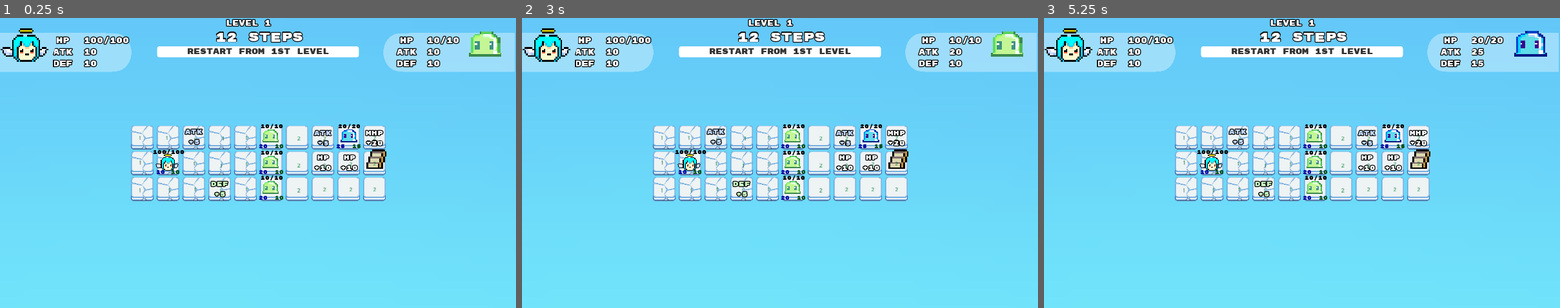
Above: before the commit, frames 1-3 (left to right).
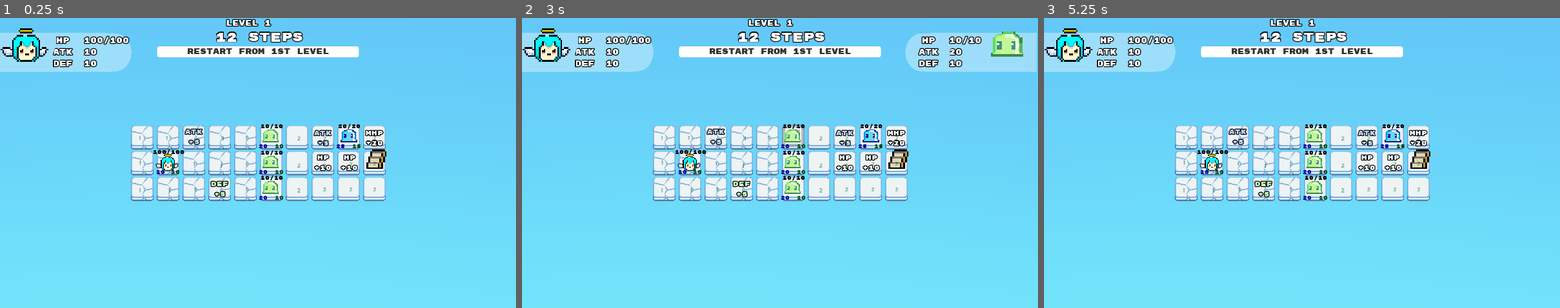
Above: after the commit, the same moments.

Repository: cle-cle-cle/Skys_the_Limit
Game: Godot game, scene res://game/code_source/game.tscn
The game is run twice, just before and just after one commit, with the same random seed, the same clock (stepped at 60 frames per second) and the same inputs.
Inputs (mouse positions are in pixels of both pictures, inside the frame that each line leads up to):
- Up to frame 1 (0.25 s): no input
- Up to frame 2 (3 s): click "Restart From 1st Level" at 0.5 s; click "Restart From 1st Level" at 1.25 s; click "Restart From 1st Level" at 2 s; tap Enter at 2.75, 2.85 s; move the mouse to (790, 136) at 2.77 s; hold Right from 2.78 s (still down)
- Up to frame 3 (5.25 s): tap Space at 3.02, 3.5, 3.77, 5 s; move the mouse to (1312, 163) at 3.52 s; release Right at 3.53 s; hold Down 3.53-4.28 s; tap Enter at 3.6, 4.25, 4.35, 5.1 s; move the mouse to (1312, 186) at 4.27 s; hold Right 4.28-5.03 s; move the mouse to (1389, 136) at 5.02 s; hold Up from 5.03 s (still down)

The runs differ from the first frame. In frame 1, 3.4% of the frame differs, in the area x 74-100%, y 4-19%; in frame 2, 0.1%; in frame 3, 3.2%.

Commit message:
improved selector

Diff:
--- a/game/assets/grid/grid_tileset.tres
+++ b/game/assets/grid/grid_tileset.tres
@@ -1,11 +1,10 @@
-[gd_resource type="TileSet" load_steps=7 format=2]
+[gd_resource type="TileSet" load_steps=6 format=2]
 
 [ext_resource path="res://game/assets/tiles/actor.png" type="Texture" id=1]
 [ext_resource path="res://game/assets/tiles/upgrade.png" type="Texture" id=2]
 [ext_resource path="res://game/assets/tiles/ground.png" type="Texture" id=3]
 [ext_resource path="res://game/assets/tiles/enemy.png" type="Texture" id=4]
 [ext_resource path="res://game/assets/tiles/stair.png" type="Texture" id=5]
-[ext_resource path="res://game/assets/tiles/ground_collapse.png" type="Texture" id=6]
 
 [resource]
 0/name = "actor 0"
@@ -78,17 +77,3 @@
 4/shape_one_way_margin = 0.0
 4/shapes = [  ]
 4/z_index = 0
-5/name = "ground_collapse 5"
-5/texture = ExtResource( 6 )
-5/tex_offset = Vector2( 0, 0 )
-5/modulate = Color( 1, 1, 1, 1 )
-5/region = Rect2( 0, 0, 64, 64 )
-5/tile_mode = 0
-5/occluder_offset = Vector2( 0, 0 )
-5/navigation_offset = Vector2( 0, 0 )
-5/shape_offset = Vector2( 0, 0 )
-5/shape_transform = Transform2D( 1, 0, 0, 1, 0, 0 )
-5/shape_one_way = false
-5/shape_one_way_margin = 0.0
-5/shapes = [  ]
-5/z_index = 0
--- a/game/code_source/UI.gd
+++ b/game/code_source/UI.gd
@@ -1,11 +1,11 @@
 extends CanvasLayer
 
 
-onready var enemy_stats_h_box = $EnemyStatsHBox
+onready var enemy_stats = $EnemyStats
 
 
 func update_enemy_stats_box(enemy):
-	$EnemyStatsHBox/TextureRect.texture = enemy.sprite.texture
-	$EnemyStatsHBox/EnemyStatsVBox/HP.text = String(enemy.health) + "/" + String(enemy.max_health)
-	$EnemyStatsHBox/EnemyStatsVBox/ATK.text = String(enemy.attack)
-	$EnemyStatsHBox/EnemyStatsVBox/DEF.text = String(enemy.defense)
+	$EnemyStats/EnemyStatsHBox/TextureRect.texture = enemy.sprite.texture
+	$EnemyStats/EnemyStatsHBox/EnemyStatsVBox/HP.text = String(enemy.health) + "/" + String(enemy.max_health)
+	$EnemyStats/EnemyStatsHBox/EnemyStatsVBox/ATK.text = String(enemy.attack)
+	$EnemyStats/EnemyStatsHBox/EnemyStatsVBox/DEF.text = String(enemy.defense)
--- a/game/code_source/UI.tscn
+++ b/game/code_source/UI.tscn
@@ -207,41 +207,127 @@
 rect_scale = Vector2( 1, 0.68 )
 texture = ExtResource( 7 )
 
-[node name="StatsPanel2" type="TextureRect" parent="."]
+[node name="PlayerStatsHBox" type="HBoxContainer" parent="."]
+margin_right = 140.0
+margin_bottom = 300.0
+
+[node name="TextureRect" type="TextureRect" parent="PlayerStatsHBox"]
+margin_right = 128.0
+margin_bottom = 300.0
+rect_min_size = Vector2( 128, 0 )
+texture = ExtResource( 1 )
+stretch_mode = 5
+
+[node name="VBoxContainer" type="VBoxContainer" parent="PlayerStatsHBox"]
+margin_left = 132.0
+margin_right = 183.0
+margin_bottom = 300.0
+
+[node name="Spacer" type="Panel" parent="PlayerStatsHBox/VBoxContainer"]
+margin_right = 51.0
+margin_bottom = 40.0
+rect_min_size = Vector2( 0, 40 )
+custom_styles/panel = SubResource( 5 )
+
+[node name="HP" type="Label" parent="PlayerStatsHBox/VBoxContainer"]
+margin_top = 44.0
+margin_right = 51.0
+margin_bottom = 70.0
+custom_fonts/font = SubResource( 6 )
+text = "HP"
+align = 1
+
+[node name="ATK" type="Label" parent="PlayerStatsHBox/VBoxContainer"]
+margin_top = 74.0
+margin_right = 51.0
+margin_bottom = 100.0
+custom_fonts/font = SubResource( 6 )
+text = "ATK"
+align = 1
+
+[node name="DEF" type="Label" parent="PlayerStatsHBox/VBoxContainer"]
+margin_top = 104.0
+margin_right = 51.0
+margin_bottom = 130.0
+custom_fonts/font = SubResource( 6 )
+text = "DEF"
+align = 1
+
+[node name="Spacer" type="Panel" parent="PlayerStatsHBox"]
+margin_left = 187.0
+margin_right = 207.0
+margin_bottom = 300.0
+rect_min_size = Vector2( 20, 40 )
+custom_styles/panel = SubResource( 5 )
+
+[node name="PlayerStatsVBox" type="VBoxContainer" parent="PlayerStatsHBox"]
+margin_left = 211.0
+margin_right = 296.0
+margin_bottom = 300.0
+script = ExtResource( 2 )
+
+[node name="Spacer" type="Panel" parent="PlayerStatsHBox/PlayerStatsVBox"]
+margin_right = 85.0
+margin_bottom = 40.0
+rect_min_size = Vector2( 0, 40 )
+custom_styles/panel = SubResource( 5 )
+
+[node name="HP" type="Label" parent="PlayerStatsHBox/PlayerStatsVBox"]
+margin_top = 44.0
+margin_right = 85.0
+margin_bottom = 70.0
+custom_fonts/font = SubResource( 6 )
+text = "10/10"
+
+[node name="ATK" type="Label" parent="PlayerStatsHBox/PlayerStatsVBox"]
+margin_top = 74.0
+margin_right = 85.0
+margin_bottom = 100.0
+custom_fonts/font = SubResource( 6 )
+text = "10"
+
+[node name="DEF" type="Label" parent="PlayerStatsHBox/PlayerStatsVBox"]
+margin_top = 104.0
+margin_right = 85.0
+margin_bottom = 130.0
+custom_fonts/font = SubResource( 6 )
+text = "10"
+
+[node name="EnemyStats" type="Control" parent="."]
+visible = false
+margin_right = 40.0
+margin_bottom = 40.0
+
+[node name="StatsPanel2" type="TextureRect" parent="EnemyStats"]
 modulate = Color( 1, 1, 1, 0.364706 )
 anchor_left = 1.0
 anchor_right = 1.0
-margin_left = -333.0
+margin_left = 907.0
 margin_top = 31.0
-margin_right = -3.0
+margin_right = 1237.0
 margin_bottom = 191.0
 rect_scale = Vector2( 1, 0.68 )
 texture = ExtResource( 7 )
 flip_h = true
 
-[node name="PlayerStatsHBox" type="HBoxContainer" parent="."]
-margin_right = 140.0
-margin_bottom = 300.0
-
-[node name="TextureRect" type="TextureRect" parent="PlayerStatsHBox"]
-margin_right = 128.0
-margin_bottom = 300.0
-rect_min_size = Vector2( 128, 0 )
-texture = ExtResource( 1 )
-stretch_mode = 5
-
-[node name="VBoxContainer" type="VBoxContainer" parent="PlayerStatsHBox"]
-margin_left = 132.0
-margin_right = 183.0
-margin_bottom = 300.0
-
-[node name="Spacer" type="Panel" parent="PlayerStatsHBox/VBoxContainer"]
+[node name="EnemyStatsHBox" type="HBoxContainer" parent="EnemyStats"]
+anchor_left = 1.0
+anchor_right = 1.0
+margin_left = 944.0
+margin_right = 1240.0
+margin_bottom = 300.0
+
+[node name="VBoxContainer" type="VBoxContainer" parent="EnemyStats/EnemyStatsHBox"]
+margin_right = 51.0
+margin_bottom = 300.0
+
+[node name="Spacer" type="Panel" parent="EnemyStats/EnemyStatsHBox/VBoxContainer"]
 margin_right = 51.0
 margin_bottom = 40.0
 rect_min_size = Vector2( 0, 40 )
 custom_styles/panel = SubResource( 5 )
 
-[node name="HP" type="Label" parent="PlayerStatsHBox/VBoxContainer"]
+[node name="HP" type="Label" parent="EnemyStats/EnemyStatsHBox/VBoxContainer"]
 margin_top = 44.0
 margin_right = 51.0
 margin_bottom = 70.0
@@ -249,7 +335,7 @@
 text = "HP"
 align = 1
 
-[node name="ATK" type="Label" parent="PlayerStatsHBox/VBoxContainer"]
+[node name="ATK" type="Label" parent="EnemyStats/EnemyStatsHBox/VBoxContainer"]
 margin_top = 74.0
 margin_right = 51.0
 margin_bottom = 100.0
@@ -257,7 +343,7 @@
 text = "ATK"
 align = 1
 
-[node name="DEF" type="Label" parent="PlayerStatsHBox/VBoxContainer"]
+[node name="DEF" type="Label" parent="EnemyStats/EnemyStatsHBox/VBoxContainer"]
 margin_top = 104.0
 margin_right = 51.0
 margin_bottom = 130.0
@@ -265,126 +351,46 @@
 text = "DEF"
 align = 1
 
-[node name="Spacer" type="Panel" parent="PlayerStatsHBox"]
-margin_left = 187.0
-margin_right = 207.0
+[node name="Spacer" type="Panel" parent="EnemyStats/EnemyStatsHBox"]
+margin_left = 55.0
+margin_right = 75.0
 margin_bottom = 300.0
 rect_min_size = Vector2( 20, 40 )
 custom_styles/panel = SubResource( 5 )
 
-[node name="PlayerStatsVBox" type="VBoxContainer" parent="PlayerStatsHBox"]
-margin_left = 211.0
-margin_right = 296.0
-margin_bottom = 300.0
-script = ExtResource( 2 )
-
-[node name="Spacer" type="Panel" parent="PlayerStatsHBox/PlayerStatsVBox"]
+[node name="EnemyStatsVBox" type="VBoxContainer" parent="EnemyStats/EnemyStatsHBox"]
+margin_left = 79.0
+margin_right = 164.0
+margin_bottom = 300.0
+
+[node name="Spacer" type="Panel" parent="EnemyStats/EnemyStatsHBox/EnemyStatsVBox"]
 margin_right = 85.0
 margin_bottom = 40.0
 rect_min_size = Vector2( 0, 40 )
 custom_styles/panel = SubResource( 5 )
 
-[node name="HP" type="Label" parent="PlayerStatsHBox/PlayerStatsVBox"]
+[node name="HP" type="Label" parent="EnemyStats/EnemyStatsHBox/EnemyStatsVBox"]
 margin_top = 44.0
 margin_right = 85.0
 margin_bottom = 70.0
 custom_fonts/font = SubResource( 6 )
 text = "10/10"
 
-[node name="ATK" type="Label" parent="PlayerStatsHBox/PlayerStatsVBox"]
+[node name="ATK" type="Label" parent="EnemyStats/EnemyStatsHBox/EnemyStatsVBox"]
 margin_top = 74.0
 margin_right = 85.0
 margin_bottom = 100.0
 custom_fonts/font = SubResource( 6 )
 text = "10"
 
-[node name="DEF" type="Label" parent="PlayerStatsHBox/PlayerStatsVBox"]
+[node name="DEF" type="Label" parent="EnemyStats/EnemyStatsHBox/EnemyStatsVBox"]
 margin_top = 104.0
 margin_right = 85.0
 margin_bottom = 130.0
 custom_fonts/font = SubResource( 6 )
 text = "10"
 
-[node name="EnemyStatsHBox" type="HBoxContainer" parent="."]
-anchor_left = 1.0
-anchor_right = 1.0
-margin_left = -296.0
-margin_bottom = 300.0
-
-[node name="VBoxContainer" type="VBoxContainer" parent="EnemyStatsHBox"]
-margin_right = 51.0
-margin_bottom = 300.0
-
-[node name="Spacer" type="Panel" parent="EnemyStatsHBox/VBoxContainer"]
-margin_right = 51.0
-margin_bottom = 40.0
-rect_min_size = Vector2( 0, 40 )
-custom_styles/panel = SubResource( 5 )
-
-[node name="HP" type="Label" parent="EnemyStatsHBox/VBoxContainer"]
-margin_top = 44.0
-margin_right = 51.0
-margin_bottom = 70.0
-custom_fonts/font = SubResource( 6 )
-text = "HP"
-align = 1
-
-[node name="ATK" type="Label" parent="EnemyStatsHBox/VBoxContainer"]
-margin_top = 74.0
-margin_right = 51.0
-margin_bottom = 100.0
-custom_fonts/font = SubResource( 6 )
-text = "ATK"
-align = 1
-
-[node name="DEF" type="Label" parent="EnemyStatsHBox/VBoxContainer"]
-margin_top = 104.0
-margin_right = 51.0
-margin_bottom = 130.0
-custom_fonts/font = SubResource( 6 )
-text = "DEF"
-align = 1
-
-[node name="Spacer" type="Panel" parent="EnemyStatsHBox"]
-margin_left = 55.0
-margin_right = 75.0
-margin_bottom = 300.0
-rect_min_size = Vector2( 20, 40 )
-custom_styles/panel = SubResource( 5 )
-
-[node name="EnemyStatsVBox" type="VBoxContainer" parent="EnemyStatsHBox"]
-margin_left = 79.0
-margin_right = 164.0
-margin_bottom = 300.0
-
-[node name="Spacer" type="Panel" parent="EnemyStatsHBox/EnemyStatsVBox"]
-margin_right = 85.0
-margin_bottom = 40.0
-rect_min_size = Vector2( 0, 40 )
-custom_styles/panel = SubResource( 5 )
-
-[node name="HP" type="Label" parent="EnemyStatsHBox/EnemyStatsVBox"]
-margin_top = 44.0
-margin_right = 85.0
-margin_bottom = 70.0
-custom_fonts/font = SubResource( 6 )
-text = "10/10"
-
-[node name="ATK" type="Label" parent="EnemyStatsHBox/EnemyStatsVBox"]
-margin_top = 74.0
-margin_right = 85.0
-margin_bottom = 100.0
-custom_fonts/font = SubResource( 6 )
-text = "10"
-
-[node name="DEF" type="Label" parent="EnemyStatsHBox/EnemyStatsVBox"]
-margin_top = 104.0
-margin_right = 85.0
-margin_bottom = 130.0
-custom_fonts/font = SubResource( 6 )
-text = "10"
-
-[node name="TextureRect" type="TextureRect" parent="EnemyStatsHBox"]
+[node name="TextureRect" type="TextureRect" parent="EnemyStats/EnemyStatsHBox"]
 margin_left = 168.0
 margin_right = 296.0
 margin_bottom = 300.0
--- a/game/code_source/enemy.gd
+++ b/game/code_source/enemy.gd
@@ -8,9 +8,6 @@
 onready var area_2d = $Area2D
 
 
-
-
-signal mouse_entered_enemy
 
 var health = 1
 var max_health = 1
@@ -32,9 +29,6 @@
 	initialize_sprite()
 	initialize_stats()
 	update_labels()
-
-func _on_mouse_entered_enemy():
-	print("hi")
 
 
 # Called every frame. 'delta' is the elapsed time since the previous frame.
@@ -82,4 +76,8 @@
 
 
 func _on_Area2D_mouse_entered():
-	emit_signal("mouse_entered_enemy")
+	emit_signal("mouse_entered_pawn")
+
+
+func _on_Area2D_mouse_exited():
+	emit_signal("mouse_left_pawn")
--- a/game/code_source/enemy.tscn
+++ b/game/code_source/enemy.tscn
@@ -67,3 +67,4 @@
 shape = SubResource( 10 )
 
 [connection signal="mouse_entered" from="Area2D" to="." method="_on_Area2D_mouse_entered"]
+[connection signal="mouse_exited" from="Area2D" to="." method="_on_Area2D_mouse_exited"]
--- a/game/code_source/game.gd
+++ b/game/code_source/game.gd
@@ -1,16 +1,7 @@
 extends Node2D
 
-
-# Declare member variables here. Examples:
-# var a = 2
-# var b = "text"
 
 
 # Called when the node enters the scene tree for the first time.
 func _ready():
 	get_tree().change_scene("res://game/code_source/levels/Level_0.tscn")
-
-
-# Called every frame. 'delta' is the elapsed time since the previous frame.
-#func _process(delta):
-#	pass
--- a/game/code_source/grid/grid.gd
+++ b/game/code_source/grid/grid.gd
@@ -1,6 +1,6 @@
 extends TileMap
 
-enum { EMPTY = -1, ACTOR, UPGRADE, GROUND, ENEMY, STAIR, COLLAPSE }
+enum { EMPTY = -1, ACTOR, UPGRADE, GROUND, ENEMY, STAIR }
 
 signal entered_stair
 
@@ -18,20 +18,19 @@
 	mark_collapsing_cell(0)
 
 
-
 # Map all pawn child nodes to tile grid
 func mark_pawns():
 	for child in get_children():
 		if "type" in child:
 			set_cellv(world_to_map(child.position), child.type)
 			if child is Enemy:
-				child.connect("mouse_entered_enemy", level, "_on_mouse_entered_enemy", [child])
-
-
-
+				print("c")
+				child.connect("mouse_entered_pawn", level, "_on_mouse_entered_pawn", [child])
+				child.connect("mouse_left_pawn", level, "_on_mouse_left_pawn", [child])
 
 
 # Mark collapsing cells of this turn, those cells will collpase before the next turn
+# we are just covering the position with a sprite, not actually using the tilemap
 func mark_collapsing_cell(turn):
 	if collapse_order.get_child_count() != 0: # don't do this for final level
 		for child in collapse_order.get_child(turn).get_children():
@@ -42,6 +41,8 @@
 
 func get_cell_pawn(coordinates):
 	for node in get_children():
+		if !node is Pawn:
+			continue
 		if world_to_map(node.position) == coordinates:
 			return(node)
 
@@ -52,9 +53,8 @@
 
 	var cell_target_type = get_cellv(cell_target)
 	match cell_target_type:
-		GROUND, COLLAPSE, ACTOR: #actor is extra here, just contains the player's initial position
+		GROUND, ACTOR: #actor is extra here, just contains the player's initial position
 			# Move Actor
-			print("ground")
 			return update_pawn_position(pawn, cell_start, cell_target)
 		UPGRADE:
 			if get_cell_pawn(cell_target):
@@ -81,12 +81,12 @@
 				# Enemy no longer here, just move Actor
 				return update_pawn_position(pawn, cell_start, cell_target)
 		STAIR:
-			print("stair")
 			emit_signal("entered_stair")
 
 
 		EMPTY:
 			pass # Do not walk on empty cells
+
 
 func update_pawn_position(pawn, cell_start, cell_target):
 	#set_cellv(cell_target, pawn.type)
@@ -112,8 +112,6 @@
 		child.queue_free()
 
 
-
-
 func _on_Actor_landed_on_new_pos():
 	if get_cellv(world_to_map(actor.position)) == EMPTY:
 		actor.queue_free()
--- a/game/code_source/level.gd
+++ b/game/code_source/level.gd
@@ -253,6 +253,12 @@
 			emit_signal("next_clicked")
 
 
-func _on_mouse_entered_enemy(enemy):
-
+func _on_mouse_entered_pawn(enemy):
+	$Grid/SelectorSprite.show()
+	$Grid/SelectorSprite.position = enemy.position
+	ui.enemy_stats.show()
 	ui.update_enemy_stats_box(enemy)
+
+func _on_mouse_left_pawn(enemy):
+	$Grid/SelectorSprite.hide()
+	ui.enemy_stats.hide()
--- a/game/code_source/levels/Level_0.tscn
+++ b/game/code_source/levels/Level_0.tscn
@@ -16,14 +16,6 @@
 [ext_resource path="res://game/code_source/stair.gd" type="Script" id=16]
 [ext_resource path="res://game/assets/grid/grid_tileset.tres" type="TileSet" id=17]
 
-[sub_resource type="SpriteFrames" id=1]
-animations = [ {
-"frames": [ ExtResource( 7 ) ],
-"loop": true,
-"name": "default",
-"speed": 5.0
-} ]
-
 [node name="Level_0" type="Node"]
 script = ExtResource( 6 )
 
@@ -48,6 +40,12 @@
 
 [node name="CollapseSpriteContainer" type="Node2D" parent="Grid"]
 
+[node name="SelectorSprite" type="Sprite" parent="Grid"]
+visible = false
+modulate = Color( 0.478431, 0.478431, 0.478431, 0.439216 )
+position = Vector2( 608, 285 )
+texture = ExtResource( 7 )
+
 [node name="Actor" parent="Grid" instance=ExtResource( 1 )]
 position = Vector2( 415, 349 )
 
@@ -353,13 +351,6 @@
 
 [node name="UI" parent="." instance=ExtResource( 4 )]
 
-[node name="Area2D" type="Area2D" parent="."]
-visible = false
-
-[node name="AnimatedSprite" type="AnimatedSprite" parent="Area2D"]
-position = Vector2( 669, 288 )
-frames = SubResource( 1 )
-
 [node name="AudioHit" type="AudioStreamPlayer2D" parent="."]
 stream = ExtResource( 10 )
 
@@ -371,4 +362,3 @@
 
 [node name="BGM" type="AudioStreamPlayer" parent="."]
 stream = ExtResource( 13 )
-autoplay = true
--- a/game/code_source/levels/Level_1.tscn
+++ b/game/code_source/levels/Level_1.tscn
@@ -9,6 +9,7 @@
 [ext_resource path="res://game/code_source/stair.gd" type="Script" id=7]
 [ext_resource path="res://game/code_source/UI.tscn" type="PackedScene" id=8]
 [ext_resource path="res://game/code_source/upgrade.tscn" type="PackedScene" id=9]
+[ext_resource path="res://game/assets/UI/selector.png" type="Texture" id=10]
 [ext_resource path="res://game/code_source/enemy.tscn" type="PackedScene" id=11]
 [ext_resource path="res://game/assets/grid/grid_tileset.tres" type="TileSet" id=12]
 [ext_resource path="res://game/code_source/level.gd" type="Script" id=13]
@@ -24,6 +25,7 @@
 margin_top = -353.0
 margin_right = 1605.0
 margin_bottom = 1183.0
+mouse_filter = 2
 texture = ExtResource( 6 )
 
 [node name="Camera2D" type="Camera2D" parent="."]
@@ -39,6 +41,12 @@
 
 [node name="CollapseSpriteContainer" type="Node2D" parent="Grid"]
 
+[node name="SelectorSprite" type="Sprite" parent="Grid"]
+visible = false
+modulate = Color( 0.478431, 0.478431, 0.478431, 0.439216 )
+position = Vector2( 608, 285 )
+texture = ExtResource( 10 )
+
 [node name="Actor" parent="Grid" instance=ExtResource( 2 )]
 position = Vector2( 349, 539 )
 
@@ -149,7 +157,6 @@
 texture = ExtResource( 17 )
 
 [node name="CollapseOrder" type="Node2D" parent="Grid"]
-visible = false
 
 [node name="1" type="Node2D" parent="Grid/CollapseOrder"]
 
--- a/game/code_source/levels/Level_2.tscn
+++ b/game/code_source/levels/Level_2.tscn
@@ -9,6 +9,7 @@
 [ext_resource path="res://game/code_source/stair.gd" type="Script" id=7]
 [ext_resource path="res://game/code_source/UI.tscn" type="PackedScene" id=8]
 [ext_resource path="res://game/code_source/upgrade.tscn" type="PackedScene" id=9]
+[ext_resource path="res://game/assets/UI/selector.png" type="Texture" id=10]
 [ext_resource path="res://game/code_source/enemy.tscn" type="PackedScene" id=11]
 [ext_resource path="res://game/assets/grid/grid_tileset.tres" type="TileSet" id=12]
 [ext_resource path="res://game/code_source/level.gd" type="Script" id=13]
@@ -25,6 +26,7 @@
 margin_right = 1699.0
 margin_bottom = 1270.0
 rect_scale = Vector2( 0.9788, 0.757272 )
+mouse_filter = 2
 texture = ExtResource( 6 )
 
 [node name="Camera2D" type="Camera2D" parent="."]
@@ -40,6 +42,12 @@
 
 [node name="CollapseSpriteContainer" type="Node2D" parent="Grid"]
 
+[node name="SelectorSprite" type="Sprite" parent="Grid"]
+visible = false
+modulate = Color( 0.478431, 0.478431, 0.478431, 0.439216 )
+position = Vector2( 608, 285 )
+texture = ExtResource( 10 )
+
 [node name="Boss" parent="Grid" instance=ExtResource( 11 )]
 position = Vector2( 901, 170 )
 type = 3
@@ -147,7 +155,6 @@
 texture = ExtResource( 17 )
 
 [node name="CollapseOrder" type="Node2D" parent="Grid"]
-visible = false
 
 [node name="1" type="Node2D" parent="Grid/CollapseOrder"]
 
--- a/game/code_source/levels/Level_ending.tscn
+++ b/game/code_source/levels/Level_ending.tscn
@@ -27,6 +27,7 @@
 margin_right = 1332.0
 margin_bottom = -624.0
 rect_scale = Vector2( 1.403, 2 )
+mouse_filter = 2
 texture = ExtResource( 8 )
 
 [node name="Thanks" type="Label" parent="."]
--- a/game/code_source/pawns/pawn.gd
+++ b/game/code_source/pawns/pawn.gd
@@ -1,5 +1,7 @@
 class_name Pawn extends Node2D
 
+signal mouse_entered_pawn
+signal mouse_left_pawn
 
 enum CELL_TYPES{ ACTOR, UPGRADE, GROUND, ENEMY, STAIR, COLLAPSE }
 export(CELL_TYPES) var type = CELL_TYPES.ACTOR
Binary file changed: game/assets/UI/selector.png
Not shown: 1 places in game/code_source/levels/Level_0.tscn that only renumber resources
Not shown: 1 places in game/code_source/levels/Level_1.tscn that only renumber resources
Not shown: 1 places in game/code_source/levels/Level_2.tscn that only renumber resources
